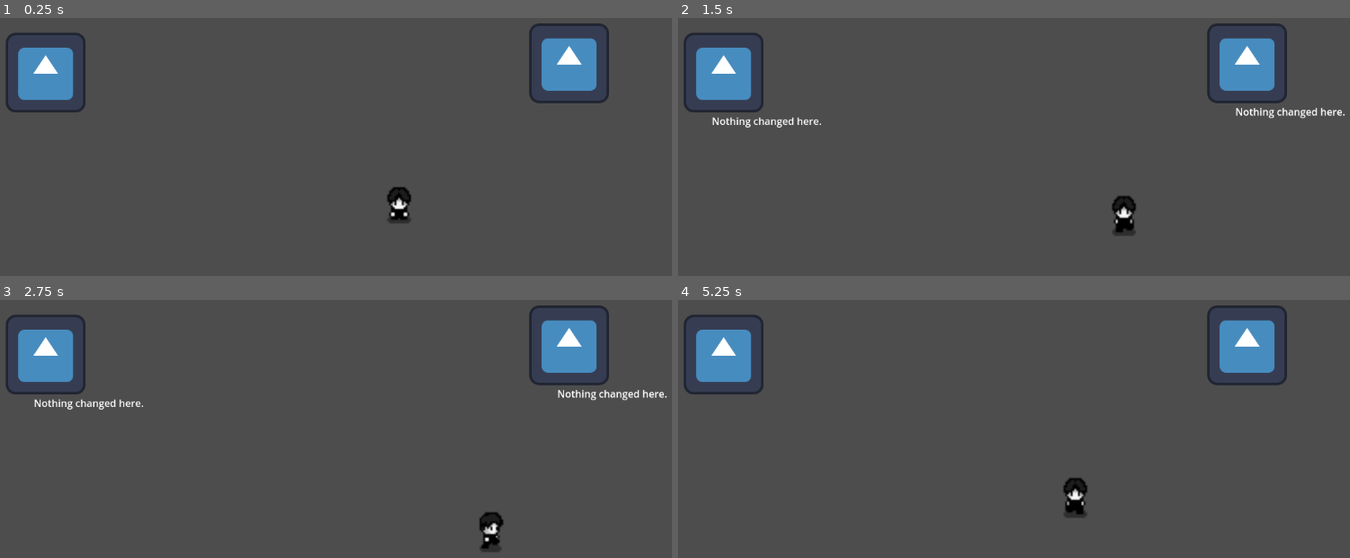
Above: before the commit, frames 1-4 (two rows, left to right).
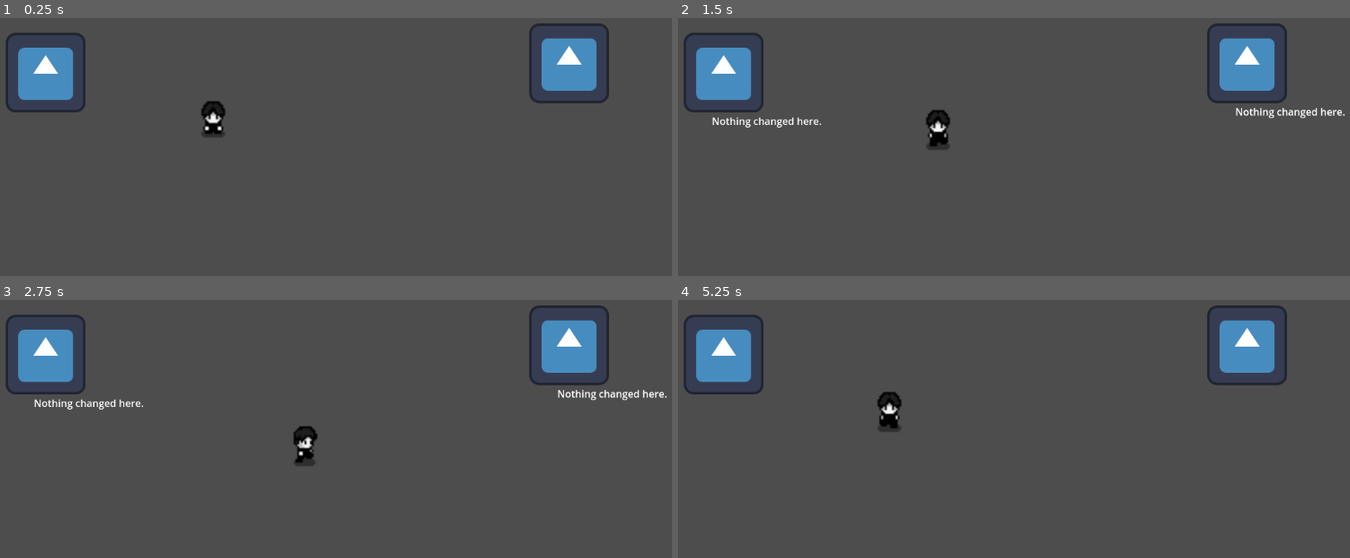
Above: after the commit, the same moments.

Repository: Mayankkoli18/wakeUp
Game: Godot game, scene res://scenes/world/game.tscn
Two runs of this game, one before a commit and one after it. Both use one fixed random seed, a clock stepped at 60 frames per second and the inputs below. The project has no main scene, so this scene is started directly. The engine's default icon, where the game draws it, is replaced by a stand-in: a white triangle on a blue panel in a dark square.
Inputs (mouse positions are in pixels of both pictures, inside the frame that each line leads up to):
- Up to frame 1 (0.25 s): no input
- Up to frame 2 (1.5 s): move the mouse to (725, 72) at 0.52 s; hold D (right) 0.53-1.28 s; tap Q (dd) at 0.6, 1.35 s; click (725, 72) at 0.67 s; move the mouse to (1249, 64) at 1.27 s; hold S (down) from 1.28 s (still down); click (1249, 64) at 1.42 s
- Up to frame 3 (2.75 s): move the mouse to (396, 377) at 2.02 s; release S (down) at 2.03 s; hold D (right) from 2.03 s (still down); tap Q (dd) at 2.1 s
- Up to frame 4 (5.25 s): move the mouse to (966, 547) at 2.77 s; release D (right) at 2.78 s; hold W (up) 2.78-3.53 s; tap Q (dd) every 0.75 s from 2.85 to 5.1 s; click (966, 547) at 2.92 s; move the mouse to (1215, 527) at 3.52 s; hold A (left) 3.53-5.03 s; move the mouse to (785, 405) at 4.27 s; move the mouse to (1040, 467) at 5.02 s; hold S (down) from 5.03 s (still down); click (1040, 467) at 5.17 s

The runs differ from the first frame. In frame 1, 0.8% of the frame differs, in the area x 29-62%, y 32-80%; in frame 2, 0.9%; in frame 3, 0.8%; in frame 4, 0.9%, in the area x 29-61%, y 35-85%.

Commit message:
bedroom done

Diff:
--- /dev/null
+++ b/new-game-project/scenes/world/bedroom.tscn
@@ -0,0 +1,258 @@
+[gd_scene load_steps=16 format=3 uid="uid://cla88q472xxkr"]
+
+[ext_resource type="Texture2D" uid="uid://bxfouy8wkprpg" path="res://assets/world/screenshot (3).png" id="1_fiy5q"]
+[ext_resource type="Texture2D" uid="uid://cidb5xgfmlacf" path="res://assets/world/tileset_B.png" id="2_y07vu"]
+[ext_resource type="PackedScene" uid="uid://5tkxetqwyvuy" path="res://scenes/world/player.tscn" id="3_uuiwg"]
+[ext_resource type="Texture2D" uid="uid://c1bxjwcm0vsta" path="res://assets/world/tileset_C.png" id="4_8y2jb"]
+
+[sub_resource type="RectangleShape2D" id="RectangleShape2D_fiy5q"]
+size = Vector2(86.8964, 84.74)
+
+[sub_resource type="RectangleShape2D" id="RectangleShape2D_y07vu"]
+size = Vector2(32, 32)
+
+[sub_resource type="RectangleShape2D" id="RectangleShape2D_uuiwg"]
+size = Vector2(88, 96)
+
+[sub_resource type="RectangleShape2D" id="RectangleShape2D_8y2jb"]
+size = Vector2(80, 136)
+
+[sub_resource type="RectangleShape2D" id="RectangleShape2D_wlpbm"]
+size = Vector2(90, 130)
+
+[sub_resource type="RectangleShape2D" id="RectangleShape2D_3kbos"]
+size = Vector2(42, 58)
+
+[sub_resource type="RectangleShape2D" id="RectangleShape2D_52odb"]
+size = Vector2(48, 80)
+
+[sub_resource type="RectangleShape2D" id="RectangleShape2D_8wt5g"]
+size = Vector2(80, 20)
+
+[sub_resource type="RectangleShape2D" id="RectangleShape2D_mergi"]
+size = Vector2(145, 698)
+
+[sub_resource type="RectangleShape2D" id="RectangleShape2D_7nisn"]
+size = Vector2(1232, 20)
+
+[sub_resource type="RectangleShape2D" id="RectangleShape2D_p1byb"]
+size = Vector2(66, 34)
+
+[node name="Bedroom" type="Node2D"]
+
+[node name="env" type="StaticBody2D" parent="."]
+
+[node name="floor" type="Node" parent="env"]
+
+[node name="Sprite2D" type="Sprite2D" parent="env/floor"]
+position = Vector2(576, 336)
+scale = Vector2(19.2, 12.96)
+texture = ExtResource("1_fiy5q")
+region_enabled = true
+region_rect = Rect2(200, 200, 60, 50)
+
+[node name="Sprite2D2" type="Sprite2D" parent="env/floor"]
+position = Vector2(792, 264)
+scale = Vector2(1.8, 1.83091)
+texture = ExtResource("1_fiy5q")
+region_enabled = true
+region_rect = Rect2(268.747, 205.975, 44.7663, 44.0247)
+
+[node name="Sprite2D3" type="Sprite2D" parent="env/floor"]
+position = Vector2(304, 496)
+scale = Vector2(1.8, 1.83091)
+texture = ExtResource("1_fiy5q")
+region_enabled = true
+region_rect = Rect2(268.747, 205.975, 44.7663, 44.0247)
+
+[node name="Sprite2D4" type="Sprite2D" parent="env/floor"]
+position = Vector2(968, 496)
+scale = Vector2(1.8, 1.83091)
+texture = ExtResource("1_fiy5q")
+region_enabled = true
+region_rect = Rect2(268.747, 205.975, 44.7663, 44.0247)
+
+[node name="wall" type="Sprite2D" parent="env"]
+z_index = 1
+position = Vector2(576, 80)
+scale = Vector2(42.6667, 12.9231)
+texture = ExtResource("1_fiy5q")
+region_enabled = true
+region_rect = Rect2(198.5, 74.5, 27, 13)
+
+[node name="Sprite2D" type="Sprite2D" parent="env/wall"]
+position = Vector2(9.53674e-07, 4.95238)
+scale = Vector2(1.42105, 0.238095)
+texture = ExtResource("1_fiy5q")
+region_enabled = true
+region_rect = Rect2(316.165, 115.506, 19.0844, 13.9952)
+
+[node name="window" type="Sprite2D" parent="env/wall"]
+position = Vector2(10.875, -2.16667)
+scale = Vector2(0.0398809, 0.0797618)
+texture = ExtResource("2_y07vu")
+region_enabled = true
+region_rect = Rect2(538.487, 20.2703, 75.8922, 50.4016)
+
+[node name="window2" type="Sprite2D" parent="env/wall"]
+position = Vector2(-10.6875, -2.16667)
+scale = Vector2(0.0398809, 0.0797618)
+texture = ExtResource("2_y07vu")
+region_enabled = true
+region_rect = Rect2(538.487, 20.2703, 75.8922, 50.4016)
+
+[node name="window3" type="Sprite2D" parent="env/wall"]
+position = Vector2(5.06639e-07, -2.16667)
+scale = Vector2(0.043378, 0.124668)
+texture = ExtResource("2_y07vu")
+region_enabled = true
+region_rect = Rect2(432.122, 15.0349, 48.4319, 56.079)
+
+[node name="bed" type="Sprite2D" parent="env"]
+z_index = 1
+position = Vector2(68, 432)
+scale = Vector2(1.8617, 1.73684)
+texture = ExtResource("2_y07vu")
+region_enabled = true
+region_rect = Rect2(384.186, 692.132, 47.9078, 76.1948)
+
+[node name="bed2" type="Sprite2D" parent="env"]
+z_index = 1
+position = Vector2(568, 366)
+scale = Vector2(1.10476, 1.06407)
+texture = ExtResource("2_y07vu")
+region_enabled = true
+region_rect = Rect2(482.383, 289.568, 92.2778, 92.7024)
+
+[node name="bed3" type="Sprite2D" parent="env"]
+z_index = 1
+position = Vector2(984, 224)
+scale = Vector2(1.10476, 1.06407)
+texture = ExtResource("2_y07vu")
+region_enabled = true
+region_rect = Rect2(430.41, 592.654, 51.5107, 81.1761)
+
+[node name="bed4" type="Sprite2D" parent="env"]
+z_index = 1
+position = Vector2(984, 320)
+scale = Vector2(1.10476, 1.06407)
+texture = ExtResource("2_y07vu")
+region_enabled = true
+region_rect = Rect2(676.526, 577.993, 83.6884, 41.9431)
+
+[node name="bed5" type="Sprite2D" parent="env"]
+z_index = 1
+position = Vector2(120, 136)
+scale = Vector2(1.10476, 1.06407)
+texture = ExtResource("2_y07vu")
+region_enabled = true
+region_rect = Rect2(385.397, 387.279, 95.757, 97.4327)
+
+[node name="bed10" type="Sprite2D" parent="env"]
+z_index = 1
+position = Vector2(264, 136)
+scale = Vector2(1.10476, 1.06407)
+texture = ExtResource("4_8y2jb")
+region_enabled = true
+region_rect = Rect2(242.642, 527.797, 92.5307, 96.6666)
+
+[node name="bed11" type="Sprite2D" parent="env"]
+z_index = 1
+position = Vector2(824, 124)
+scale = Vector2(1.82476, 1.75755)
+texture = ExtResource("4_8y2jb")
+region_enabled = true
+region_rect = Rect2(620.655, 632.748, 53.2753, 87.2958)
+
+[node name="bed6" type="Sprite2D" parent="env"]
+z_index = 1
+position = Vector2(152, 400)
+scale = Vector2(1.10476, 1.06407)
+texture = ExtResource("2_y07vu")
+region_enabled = true
+region_rect = Rect2(717.145, 694.276, 47.2106, 72.8686)
+
+[node name="bed7" type="Sprite2D" parent="env"]
+z_index = 1
+position = Vector2(568, 624)
+scale = Vector2(1.10476, 1.06407)
+texture = ExtResource("2_y07vu")
+region_enabled = true
+region_rect = Rect2(299.053, 148.16, 74.3049, 42.0593)
+
+[node name="bed8" type="Sprite2D" parent="env"]
+z_index = 1
+position = Vector2(568, 438)
+scale = Vector2(1.10476, 1.06407)
+texture = ExtResource("2_y07vu")
+region_enabled = true
+region_rect = Rect2(438.156, 340.919, 38.9488, 39.5133)
+
+[node name="bed9" type="Sprite2D" parent="env"]
+z_index = 1
+position = Vector2(432, 64)
+scale = Vector2(1.10476, 1.06407)
+texture = ExtResource("2_y07vu")
+region_enabled = true
+region_rect = Rect2(481.333, 589.123, 94.0095, 64.7797)
+
+[node name="CollisionShape2D" type="CollisionShape2D" parent="env"]
+position = Vector2(568, 360)
+scale = Vector2(1.10476, 1.06407)
+shape = SubResource("RectangleShape2D_fiy5q")
+
+[node name="CollisionShape2D2" type="CollisionShape2D" parent="env"]
+position = Vector2(568, 432)
+shape = SubResource("RectangleShape2D_y07vu")
+
+[node name="CollisionShape2D3" type="CollisionShape2D" parent="env"]
+position = Vector2(260, 136)
+shape = SubResource("RectangleShape2D_uuiwg")
+
+[node name="CollisionShape2D4" type="CollisionShape2D" parent="env"]
+position = Vector2(120, 136)
+shape = SubResource("RectangleShape2D_uuiwg")
+
+[node name="CollisionShape2D5" type="CollisionShape2D" parent="env"]
+position = Vector2(824, 132)
+shape = SubResource("RectangleShape2D_8y2jb")
+
+[node name="CollisionShape2D6" type="CollisionShape2D" parent="env"]
+position = Vector2(67, 433)
+shape = SubResource("RectangleShape2D_wlpbm")
+
+[node name="CollisionShape2D7" type="CollisionShape2D" parent="env"]
+position = Vector2(155, 397)
+shape = SubResource("RectangleShape2D_3kbos")
+
+[node name="CollisionShape2D8" type="CollisionShape2D" parent="env"]
+position = Vector2(984, 224)
+shape = SubResource("RectangleShape2D_52odb")
+
+[node name="CollisionShape2D9" type="CollisionShape2D" parent="env"]
+position = Vector2(984, 317)
+shape = SubResource("RectangleShape2D_8wt5g")
+
+[node name="CollisionShape2D10" type="CollisionShape2D" parent="env"]
+position = Vector2(-40, 336)
+shape = SubResource("RectangleShape2D_mergi")
+
+[node name="CollisionShape2D11" type="CollisionShape2D" parent="env"]
+position = Vector2(1224, 336)
+shape = SubResource("RectangleShape2D_mergi")
+
+[node name="CollisionShape2D12" type="CollisionShape2D" parent="env"]
+position = Vector2(576, -8)
+shape = SubResource("RectangleShape2D_7nisn")
+
+[node name="CollisionShape2D13" type="CollisionShape2D" parent="env"]
+position = Vector2(576, 672)
+shape = SubResource("RectangleShape2D_7nisn")
+
+[node name="CollisionShape2D14" type="CollisionShape2D" parent="env"]
+position = Vector2(567, 623)
+shape = SubResource("RectangleShape2D_p1byb")
+
+[node name="Player" parent="." instance=ExtResource("3_uuiwg")]
+z_index = 2
+position = Vector2(368, 320)
--- a/new-game-project/scenes/world/player.tscn
+++ b/new-game-project/scenes/world/player.tscn
@@ -4,6 +4,7 @@
 [ext_resource type="Texture2D" uid="uid://bfidf0jvxdpxy" path="res://assets/sprites/playerSpriteSheet.png" id="2_l3o4k"]
 
 [sub_resource type="RectangleShape2D" id="RectangleShape2D_hqqc5"]
+size = Vector2(13.8019, 4.47924)
 
 [sub_resource type="AtlasTexture" id="AtlasTexture_hqqc5"]
 atlas = ExtResource("2_l3o4k")
@@ -199,11 +200,11 @@
 [node name="Player" type="Node2D"]
 
 [node name="CharacterBody2D" type="CharacterBody2D" parent="."]
-position = Vector2(298, 138)
 scale = Vector2(2.89815, 2.89815)
 script = ExtResource("1_tk5el")
 
 [node name="CollisionShape2D" type="CollisionShape2D" parent="CharacterBody2D"]
+position = Vector2(-1.38019, 7.76038)
 shape = SubResource("RectangleShape2D_hqqc5")
 
 [node name="AnimatedSprite2D" type="AnimatedSprite2D" parent="CharacterBody2D"]
Binary file added: new-game-project/assets/world/bridge.png
Not shown, added: new-game-project/assets/world/bridge.png.import
Binary file added: new-game-project/assets/world/fences.png
Not shown, added: new-game-project/assets/world/fences.png.import
Binary file added: new-game-project/assets/world/screenshot (3).png
Not shown, added: new-game-project/assets/world/screenshot (3).png.import
Binary file added: new-game-project/assets/world/tileset_B.png
Not shown, added: new-game-project/assets/world/tileset_B.png.import
Binary file added: new-game-project/assets/world/tileset_C.png
Not shown, added: new-game-project/assets/world/tileset_C.png.import
Binary file added: new-game-project/assets/world/tree.png
Not shown, added: new-game-project/assets/world/tree.png.import
(and 2 more such lines)
